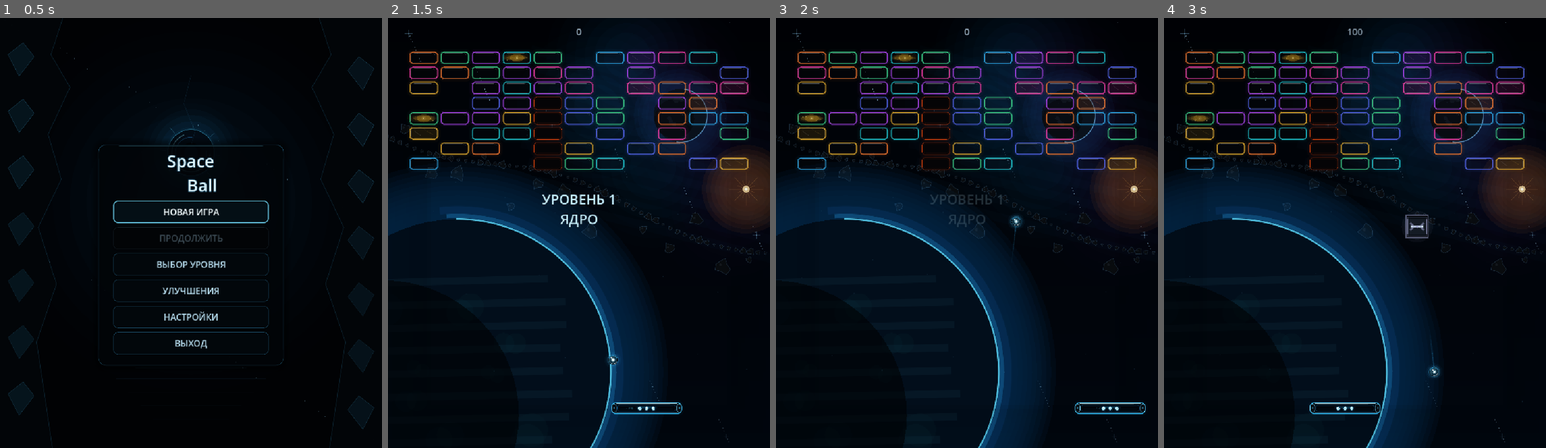
Above: before the commit, frames 1-4 (left to right).
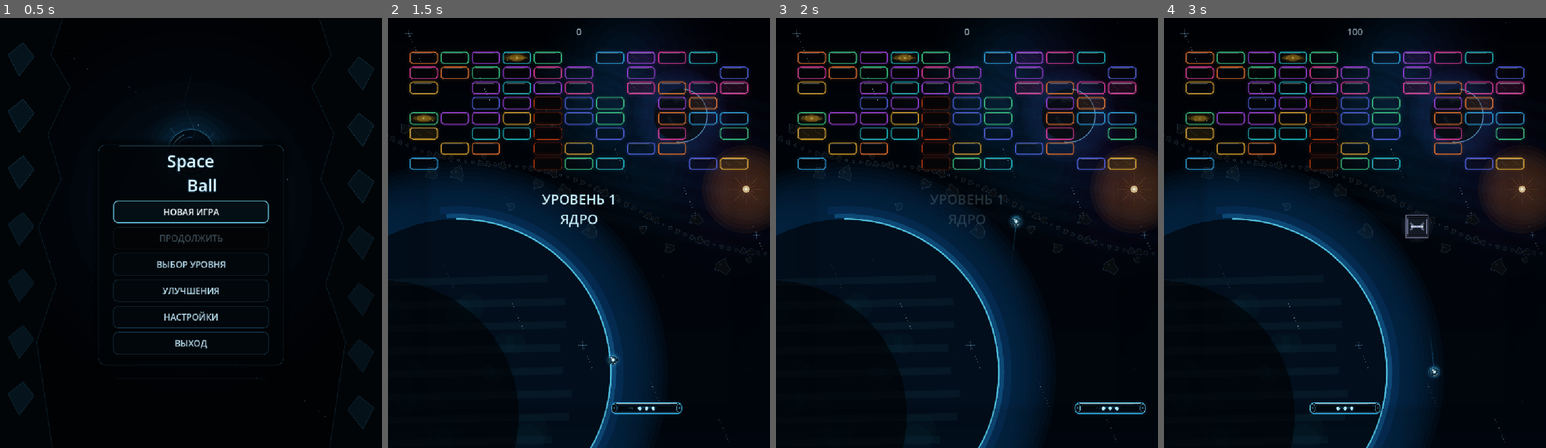
Above: after the commit, the same moments.

Repository: Ardarik421/arkanoid
Game: Godot game, scene res://scenes/main_menu.tscn
The game is run twice, just before and just after one commit, with the same random seed, the same clock (stepped at 60 frames per second) and the same inputs. Sound files missing from this copy of the repository are replaced by a short silence.
Inputs (mouse positions are in pixels of both pictures, inside the frame that each line leads up to):
- Up to frame 1 (0.5 s): no input
- Up to frame 2 (1.5 s): click "НОВАЯ ИГРА" at 0.5 s; tap Enter at 1.25 s; move the mouse to (663, 211) at 1.27 s; hold D (move_right) from 1.28 s (still down); tap Space (launch_ball) at 1.35 s
- Up to frame 3 (2 s): keep holding D (move_right)
- Up to frame 4 (3 s): move the mouse to (1278, 254) at 2.02 s; release D (move_right) at 2.03 s; hold A (move_left) 2.03-2.78 s; tap Space (launch_ball) at 2.1, 2.85 s; move the mouse to (1393, 138) at 2.77 s; hold D (move_right) from 2.78 s (still down)

Frame 1 is identical in both runs. In frame 2, 0.1% of the frame differs, in the area x 0-100%, y 17-82%; in frame 3, 0.2%; in frame 4, 0.3%, in the area x 0-100%, y 16-82%.

Commit message:
Split planet renderer into static and dynamic passes

Diff:
--- a/scenes/planet_space_background.gd
+++ b/scenes/planet_space_background.gd
@@ -1,15 +1,22 @@
 extends RefCounted
 
-static func draw_background(canvas: CanvasItem, progress: float, time: float) -> void:
+static func draw_static(canvas: CanvasItem, progress: float) -> void:
 	progress = clampf(progress, 0.0, 1.0)
 	_draw_space(canvas, progress)
-	_draw_nebula(canvas, progress, time)
+	_draw_nebula(canvas, progress, 0.0)
+	_draw_moon(canvas, progress, 0.0)
+	_draw_asteroid_belt(canvas, progress, 0.0)
+	_draw_planet(canvas, progress, 0.0)
+
+static func draw_dynamic(canvas: CanvasItem, progress: float, time: float) -> void:
+	progress = clampf(progress, 0.0, 1.0)
 	_draw_stars(canvas, progress, time)
 	_draw_sun(canvas, progress, time)
-	_draw_moon(canvas, progress, time)
-	_draw_asteroid_belt(canvas, progress, time)
-	_draw_planet(canvas, progress, time)
 	_draw_dust(canvas, progress, time)
+
+static func draw_background(canvas: CanvasItem, progress: float, time: float) -> void:
+	draw_static(canvas, progress)
+	draw_dynamic(canvas, progress, time)
 
 static func _draw_space(c: CanvasItem, progress: float) -> void:
 	var top: Color = Color(0.002, 0.008, 0.022)
